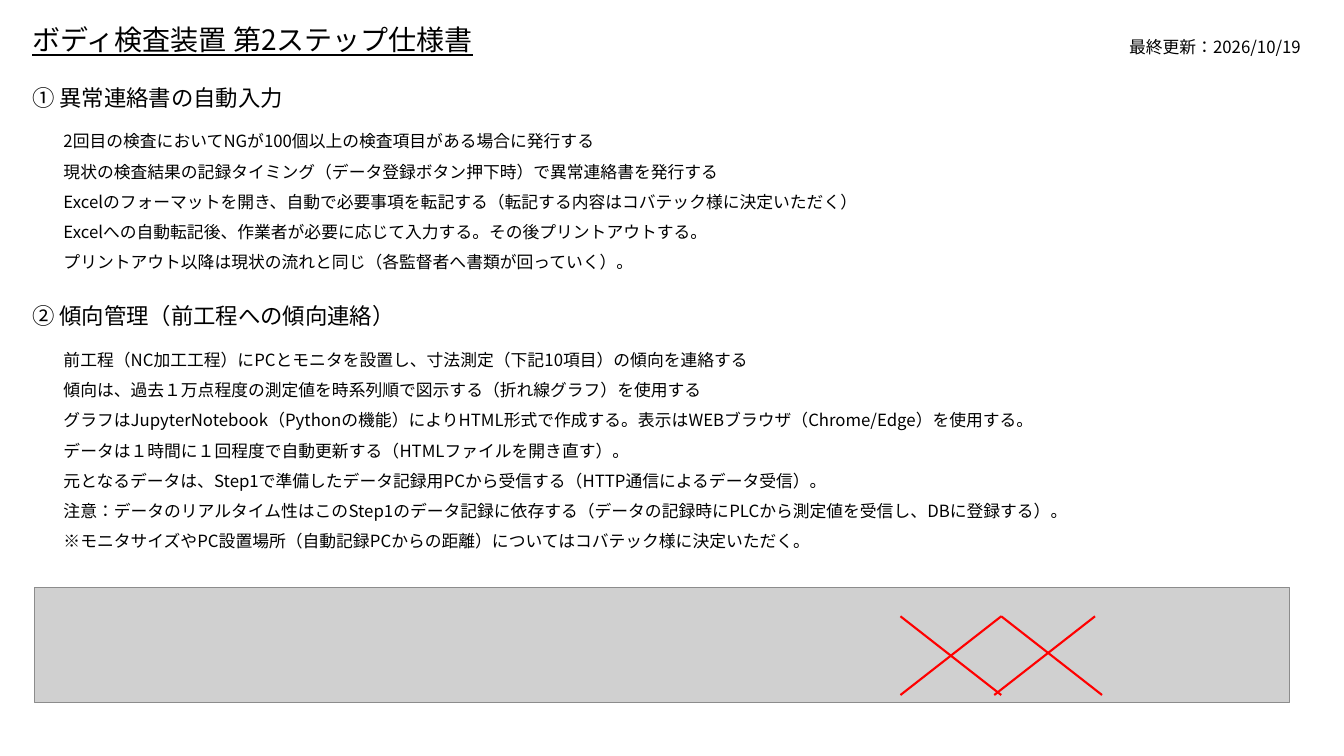
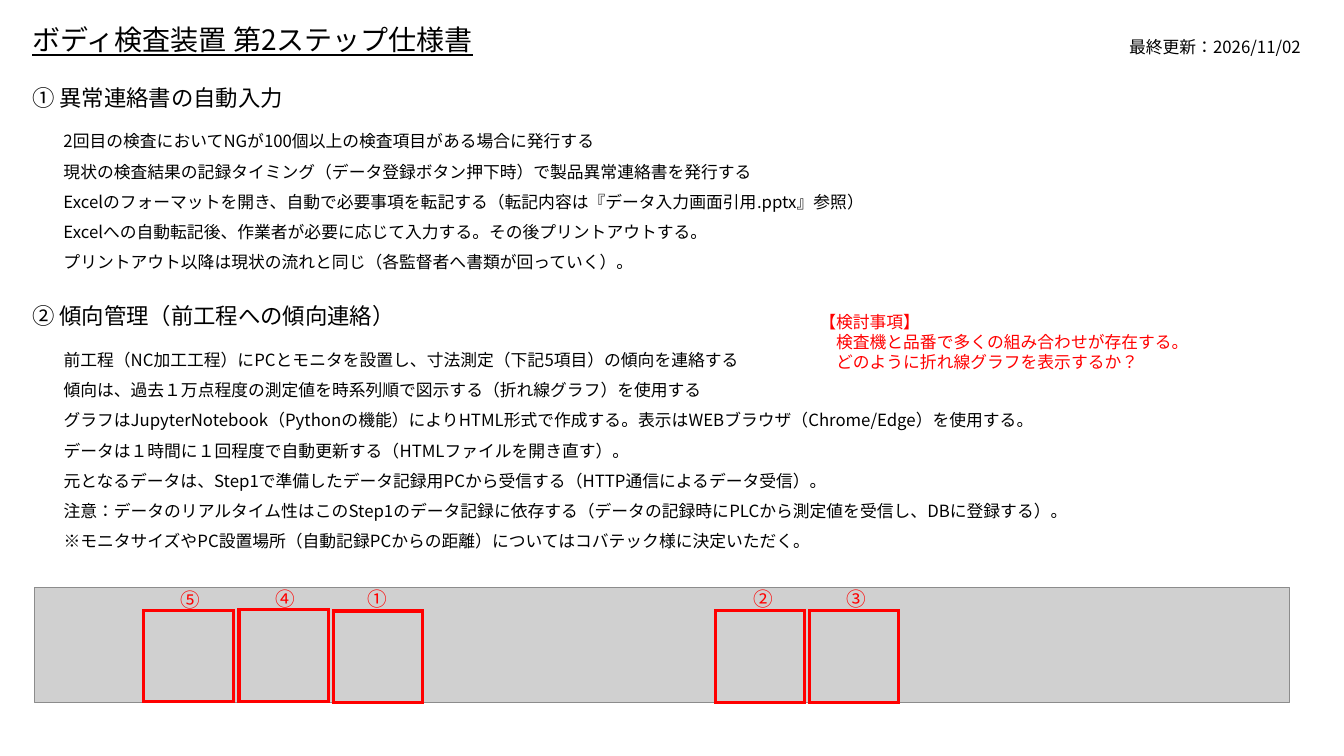
Before and after one commit to BUMZOH/body_inspect_visualize_coba, a slide deck: slide 1 of docs/Step2仕様書.pptx. Drawn at 1344x756 pixels with LibreOffice and Linux fonts; fonts in the diff are those of the drawing; grey boxes stand for pictures. Boxes give left, top, right and bottom in pixels: in the first picture for what was removed or moved away, otherwise in the second. Text is boxed around its words. In the diff, an @@ line names an element or a change of style, - is before the commit and + after.

```diff
--- a/docs/Step2仕様書.pptx
+++ b/docs/Step2仕様書.pptx
@@ text at <box>1129,39,1301,56</box>: text changed @@
-最終更新：2026/10/19
+最終更新：2026/11/02
@@ text at <box>63,164,863,212</box>: text changed @@
-現状の検査結果の記録タイミング（データ登録ボタン押下時）で異常連絡書を発行する
-Excelのフォーマットを開き、自動で必要事項を転記する（転記する内容はコバテック様に決定いただく）
+現状の検査結果の記録タイミング（データ登録ボタン押下時）で製品異常連絡書を発行する
+Excelのフォーマットを開き、自動で必要事項を転記する（転記内容は『データ入力画面引用.pptx』参照）
@@ text added at <box>819,313,1188,370</box>, 12 pt, text #FF0000 @@
+【検討事項】
+検査機と品番で多くの組み合わせが存在する。
+どのように折れ線グラフを表示するか？
@@ text at <box>64,352,739,368</box>: text changed @@
-前工程（NC加工工程）にPCとモニタを設置し、寸法測定（下記10項目）の傾向を連絡する
+前工程（NC加工工程）にPCとモニタを設置し、寸法測定（下記5項目）の傾向を連絡する
@@ text added at <box>181,586,201,612</box>, 14 pt, text #FF0000 @@
+⑤
@@ text added at <box>276,585,296,611</box>, 14 pt, text #FF0000 @@
+④
@@ text added at <box>368,586,388,612</box>, 14 pt, text #FF0000 @@
+①
@@ text added at <box>753,586,773,612</box>, 14 pt, text #FF0000 @@
+②
@@ text added at <box>846,586,866,612</box>, 14 pt, text #FF0000 @@
+③
@@ rectangle added at <box>144,610,234,702</box>, outline #FF0000 2.25 pt @@
@@ rectangle added at <box>239,610,329,702</box>, outline #FF0000 2.25 pt @@
@@ rectangle added at <box>333,611,422,703</box>, outline #FF0000 2.25 pt @@
@@ rectangle added at <box>716,611,806,703</box>, outline #FF0000 2.25 pt @@
@@ rectangle added at <box>810,611,899,703</box>, outline #FF0000 2.25 pt @@
@@ line removed from (900, 616) to (1001, 696) @@
@@ line removed from (1001, 616) to (900, 696) @@
@@ line removed from (1095, 616) to (994, 696) @@
@@ line removed from (1001, 616) to (1102, 696) @@
```
Also in this commit, not shown: 1 other slide changed, 5 other files.
